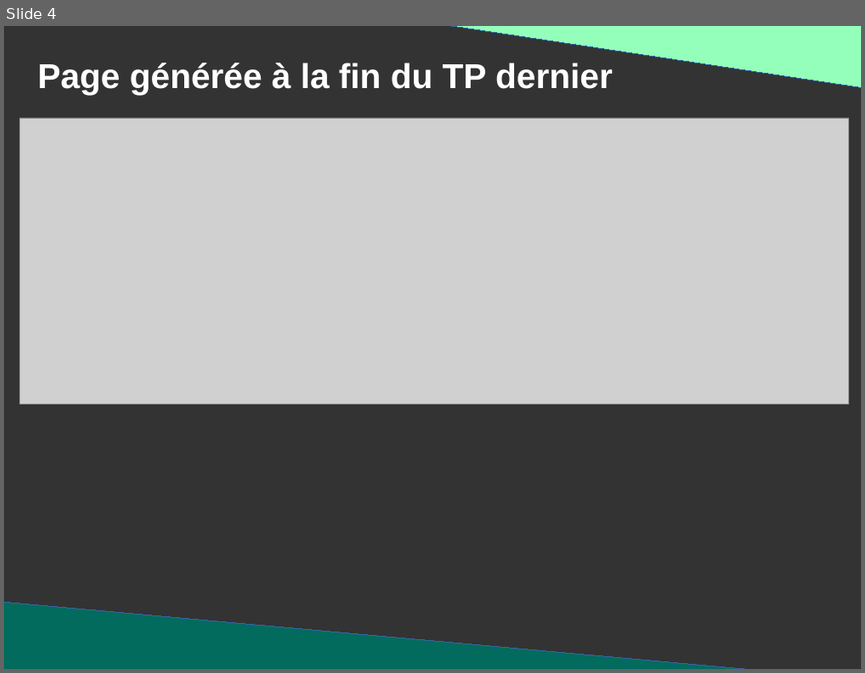
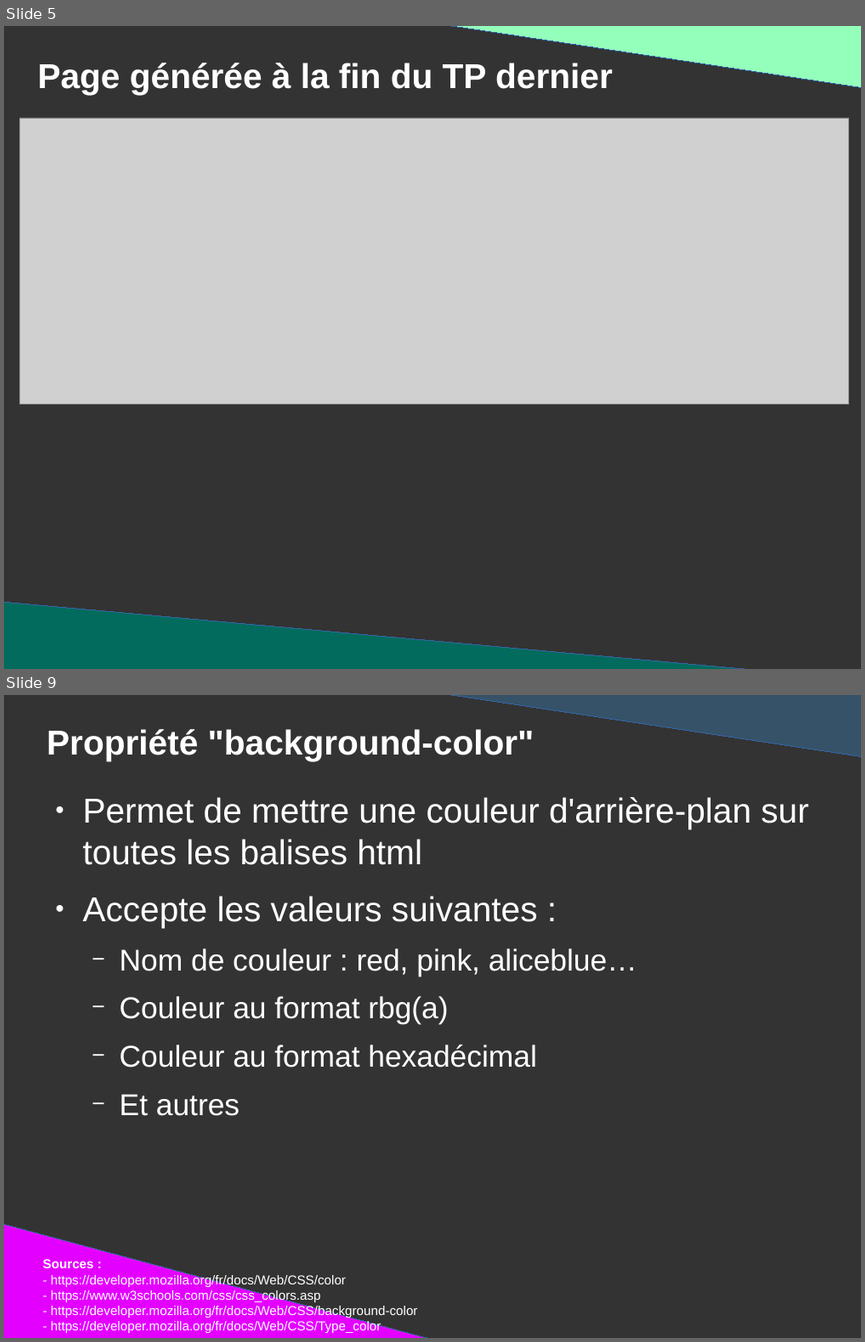
Before and after one commit to DanYellow/presentations, a slide deck: mmi/html/travaux-pratiques/numero-2/presentation.odp. Shown one above the other, each under a label of ours: slide 4 before the commit, slides 5 and 9 after it; the slides between them are not shown. The pictures are 865x673 and 865x1342 pixels, drawn with LibreOffice and Linux fonts; fonts in the diff are those of the drawing; grey boxes stand for pictures. Boxes give left, top, right and bottom in pixels: in the first picture for what was removed or moved away, otherwise in the second. Text is boxed around its words. In the diff, an @@ line names an element or a change of style, - is before the commit and + after.

```diff
--- a/mmi/html/travaux-pratiques/numero-2/presentation.odp
+++ b/mmi/html/travaux-pratiques/numero-2/presentation.odp
@@ slide 9 added at (x1=4, y1=695, x2=861, y2=1338), background #333333 @@
@@ right triangle added at (x1=421, y1=695, x2=861, y2=757), fill #355269, outline #3465A4 0 pt @@
@@ title added at (x1=46, y1=729, x2=534, y2=761), 32 pt, text #FFFFFF, bold @@
+Propriété "background-color"
@@ text added at (x1=83, y1=797, x2=808, y2=1116), 32 pt, text #FFFFFF @@
+● Permet de mettre une couleur d'arrière-plan sur toutes les balises html
+● Accepte les valeurs suivantes :
+  − Nom de couleur : red, pink, aliceblue…
+  − Couleur au format rbg(a)
+  − Couleur au format hexadécimal
+  − Et autres
@@ right triangle added at (x1=4, y1=1224, x2=447, y2=1338), fill #E400FF, outline #3465A4 0 pt @@
@@ text added at (x1=43, y1=1259, x2=418, y2=1333), 12 pt, text #FFFFFF @@
+Sources :
+- https://developer.mozilla.org/fr/docs/Web/CSS/color
+- https://www.w3schools.com/css/css_colors.asp
+- https://developer.mozilla.org/fr/docs/Web/CSS/background-color
+- https://developer.mozilla.org/fr/docs/Web/CSS/Type_color
@@ what was slide 4 is now slide 5 @@
```
Also in this commit, not shown: 4 slides changed, 29 other slides added, 1 slide removed, 3 other files.
